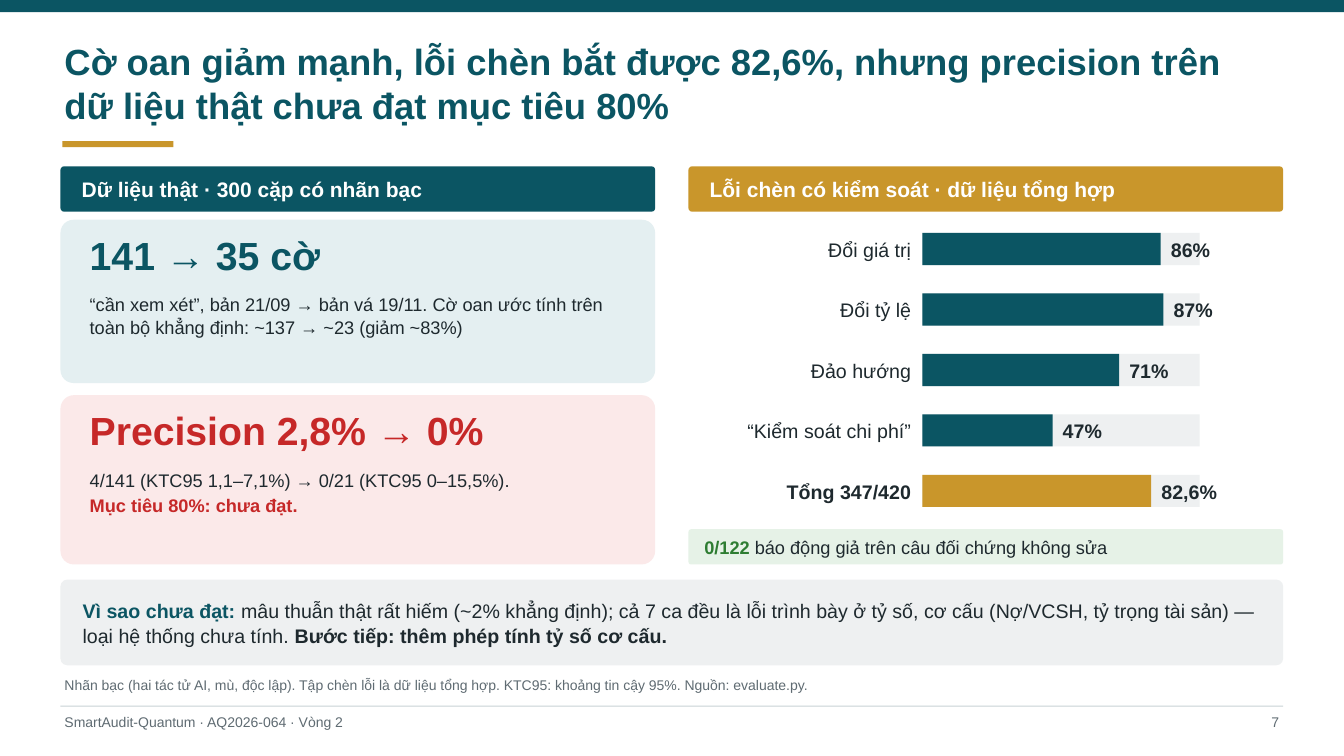
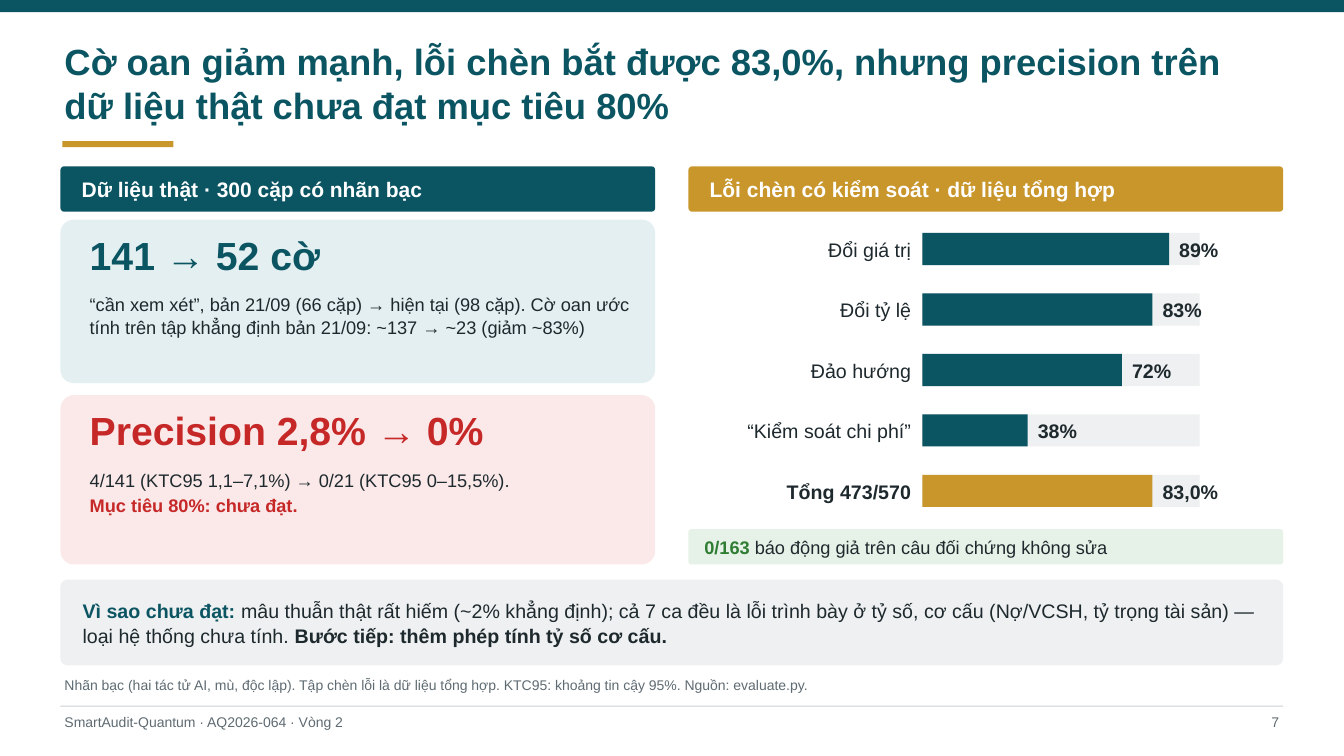
Before and after one commit to hungnv-2811/aiquantum, a slide deck: slide 7 of deliverables/AQ2026-R2-AQ2026-064-Slide.pptx. Drawn at 1344x756 pixels with LibreOffice and Linux fonts; fonts in the diff are those of the drawing. Boxes give left, top, right and bottom in pixels: in the first picture for what was removed or moved away, otherwise in the second. Text is boxed around its words. In the diff, an @@ line names an element or a change of style, - is before the commit and + after.

```diff
--- a/deliverables/AQ2026-R2-AQ2026-064-Slide.pptx
+++ b/deliverables/AQ2026-R2-AQ2026-064-Slide.pptx
@@ text at (x1=64, y1=47, x2=1220, y2=126): text changed @@
-Cờ oan giảm mạnh, lỗi chèn bắt được 82,6%, nhưng precision trên dữ liệu thật chưa đạt mục tiêu 80%
+Cờ oan giảm mạnh, lỗi chèn bắt được 83,0%, nhưng precision trên dữ liệu thật chưa đạt mục tiêu 80%
@@ rectangle resized from (x1=923, y1=233, x2=1162, y2=265) to (x1=923, y1=233, x2=1170, y2=265) @@
@@ text at (x1=90, y1=241, x2=320, y2=271): text changed @@
-141 → 35 cờ
+141 → 52 cờ
@@ text at (x1=1179, y1=243, x2=1218, y2=257): text changed @@
-86%
+89%
@@ text at (x1=90, y1=297, x2=629, y2=338): text changed @@
-“cần xem xét”, bản 21/09 → bản vá 19/11. Cờ oan ước tính trên toàn bộ khẳng định: ~137 → ~23 (giảm ~83%)
+“cần xem xét”, bản 21/09 (66 cặp) → hiện tại (98 cặp). Cờ oan ước tính trên tập khẳng định bản 21/09: ~137 → ~23 (giảm ~83%)
@@ rectangle resized from (x1=923, y1=293, x2=1164, y2=326) to (x1=923, y1=293, x2=1152, y2=326) @@
@@ text at (x1=1163, y1=303, x2=1202, y2=317): text changed @@
-87%
+83%
@@ text at (x1=1132, y1=364, x2=1171, y2=378): text changed @@
-71%
+72%
@@ rectangle resized from (x1=923, y1=414, x2=1053, y2=447) to (x1=923, y1=414, x2=1027, y2=447) @@
@@ text at (x1=1038, y1=424, x2=1077, y2=439): text changed @@
-47%
+38%
@@ text at (x1=787, y1=484, x2=911, y2=503): text changed @@
-Tổng 347/420
+Tổng 473/570
@@ text at (x1=1163, y1=485, x2=1219, y2=502): text changed @@
-82,6%
+83,0%
@@ text in rounded rectangle at (x1=704, y1=540, x2=1107, y2=558): text changed @@
-0/122 báo động giả trên câu đối chứng không sửa
+0/163 báo động giả trên câu đối chứng không sửa
```
Also in this commit, not shown: 6 other slides changed, 29 other files.
